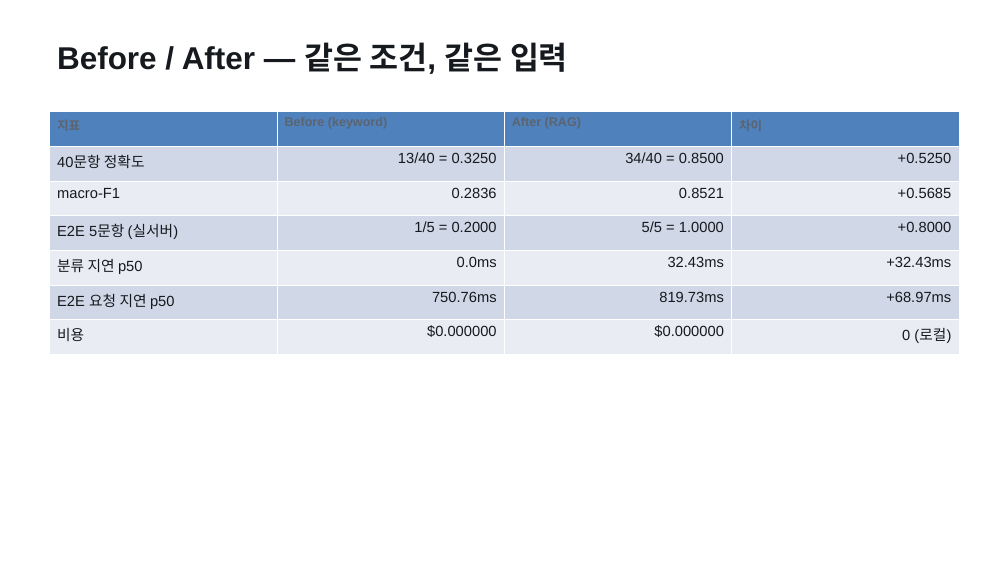
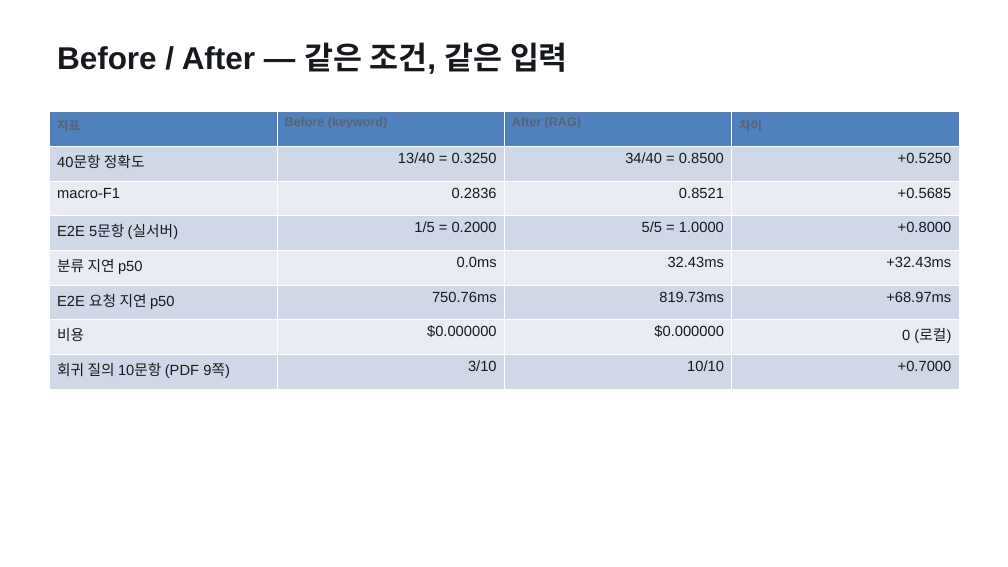
Before and after one commit to pigpgw/skala-ai-service-mini, a slide deck: slide 7 of doc/reports/presentation.pptx. Drawn at 1008x567 pixels with LibreOffice and Linux fonts; fonts in the diff are those of the drawing. Boxes give left, top, right and bottom in pixels: in the first picture for what was removed or moved away, otherwise in the second. Text is boxed around its words. In the diff, an @@ line names an element or a change of style, - is before the commit and + after.

```diff
--- a/doc/reports/presentation.pptx
+++ b/doc/reports/presentation.pptx
@@ table at (x1=50, y1=112, x2=960, y2=389) @@
+row 8: 회귀 질의 10문항 (PDF 9쪽) | 3/10 | 10/10 | +0.7000
```
Also in this commit, not shown: 1 other slide changed, 25 other files.
